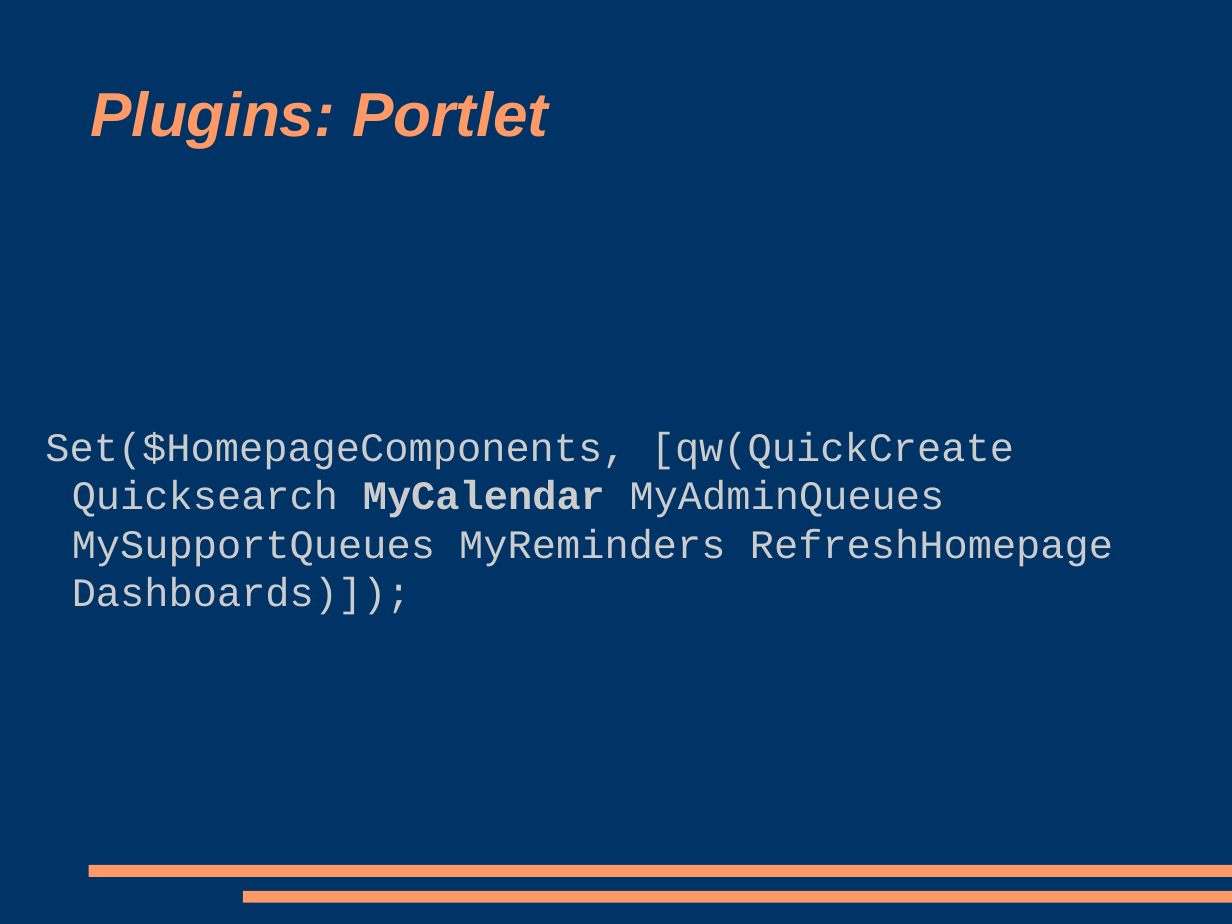
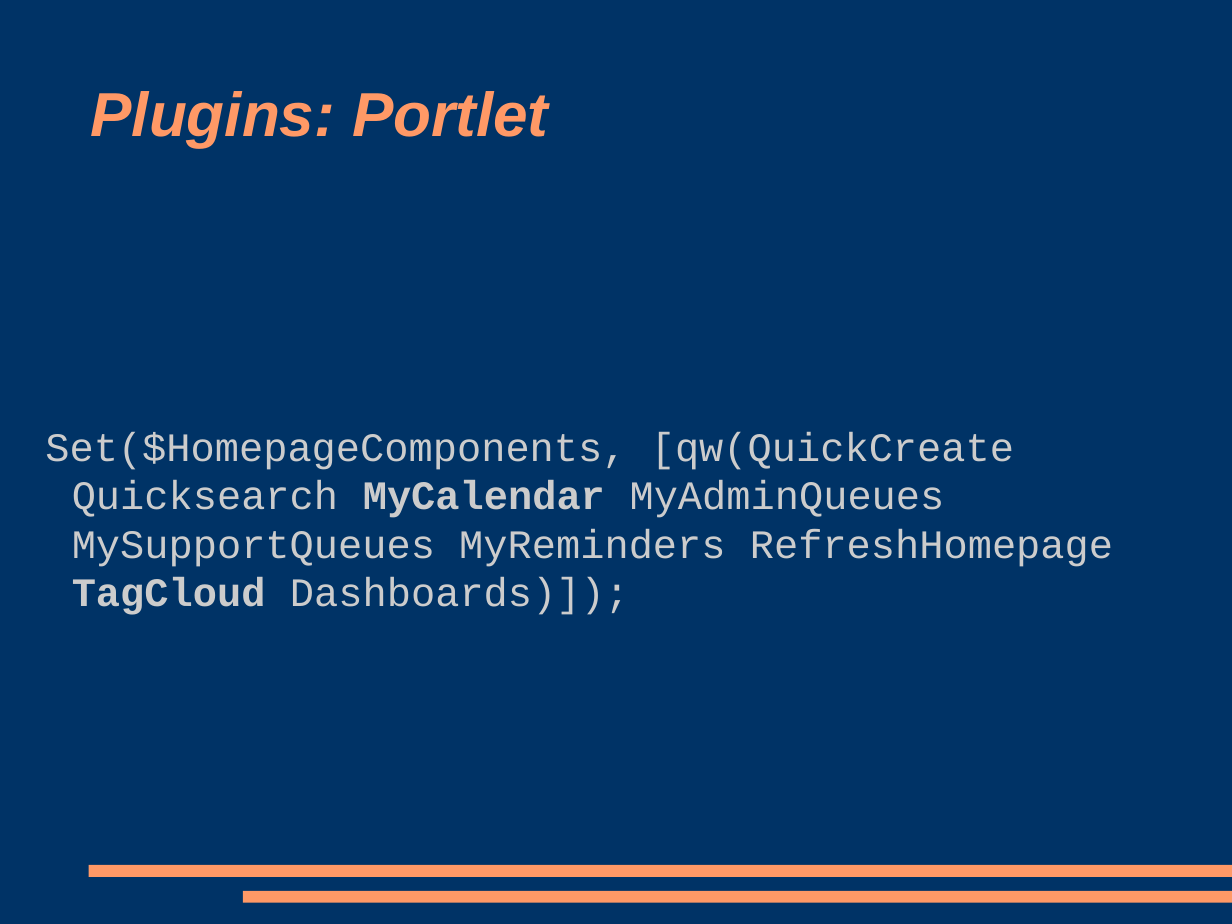
Before and after one commit to racke/Presentations, a slide deck: slide 16 of yapc2009/rt38.odp (slide 15 before the commit). Drawn at 1232x924 pixels with LibreOffice and Linux fonts; fonts in the diff are those of the drawing. Boxes give left, top, right and bottom in pixels: in the first picture for what was removed or moved away, otherwise in the second. Text is boxed around its words. In the diff, an @@ line names an element or a change of style, - is before the commit and + after.

```diff
--- a/yapc2009/rt38.odp
+++ b/yapc2009/rt38.odp
@@ subtitle at [45, 432, 1113, 615]: text changed @@
-Set($HomepageComponents, [qw(QuickCreate Quicksearch MyCalendar MyAdminQueues MySupportQueues MyReminders RefreshHomepage Dashboards)]);
+Set($HomepageComponents, [qw(QuickCreate Quicksearch MyCalendar MyAdminQueues MySupportQueues MyReminders RefreshHomepage TagCloud Dashboards)]);
```
Also in this commit, not shown: 7 other slides changed, 3 slides added, 1 slide removed.
